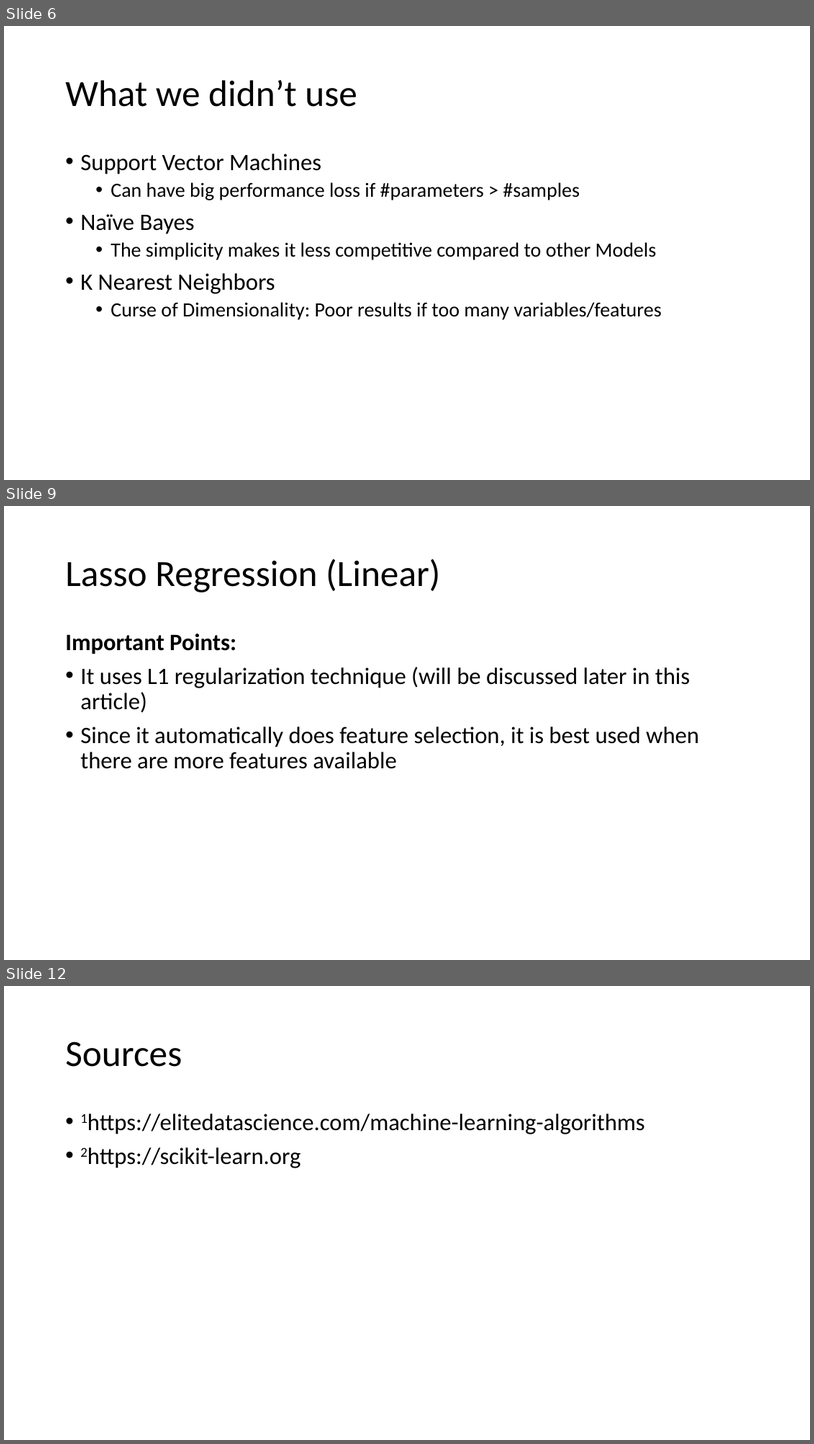
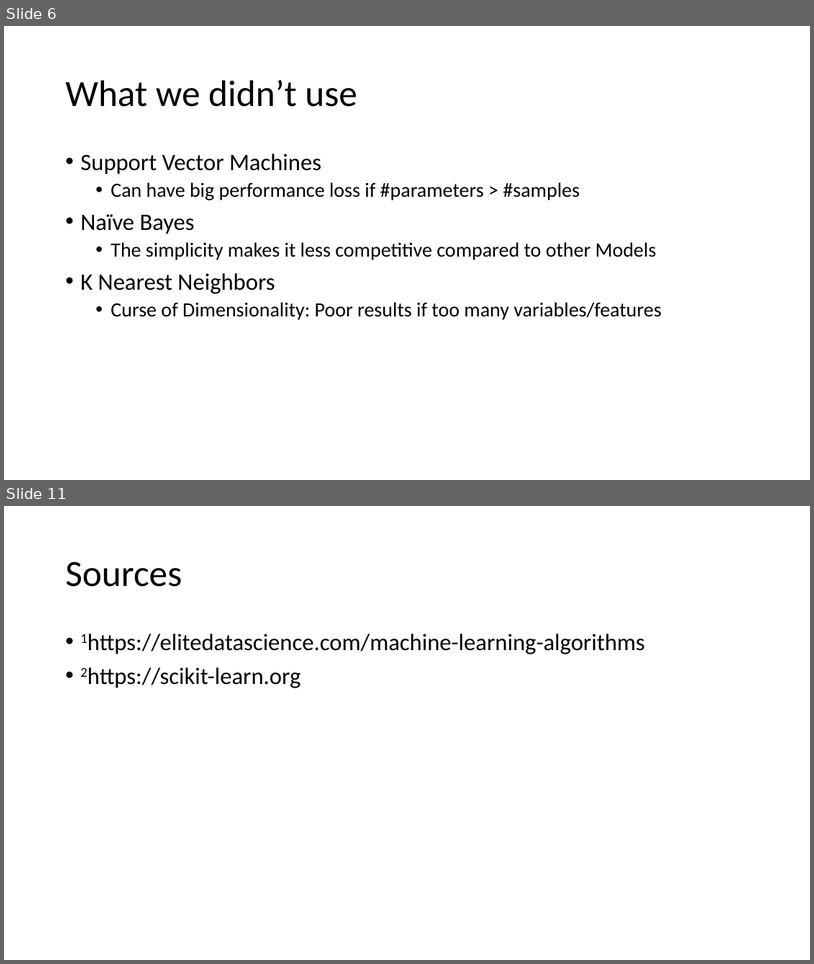
Before and after one commit to suong4554/Machine-Learning-Poly-U, a slide deck: Presentation.pptx. Shown one above the other, each under a label of ours: slides 6, 9 and 12 before the commit, slides 6 and 11 after it; the slides between them are not shown. The pictures are 814x1444 and 814x964 pixels, drawn with LibreOffice and Linux fonts; fonts in the diff are those of the drawing. Boxes give left, top, right and bottom in pixels: in the first picture for what was removed or moved away, otherwise in the second. Text is boxed around its words. In the diff, an @@ line names an element or a change of style, - is before the commit and + after.

```diff
--- a/Presentation.pptx
+++ b/Presentation.pptx
@@ slide 9 removed at box(4, 506, 810, 960), background #FFFFFF @@
@@ title removed at box(65, 559, 440, 592) @@
-Lasso Regression (Linear)
@@ text removed at box(65, 633, 700, 769) @@
-Important Points:
-• It uses L1 regularization technique (will be discussed later in this article)
-• Since it automatically does feature selection, it is best used when there are more features available
@@ what was slide 12 is now slide 11 @@
```
Also in this commit, not shown: 2 slides changed, 3 slides added, 3 other slides removed, 7 other files.
